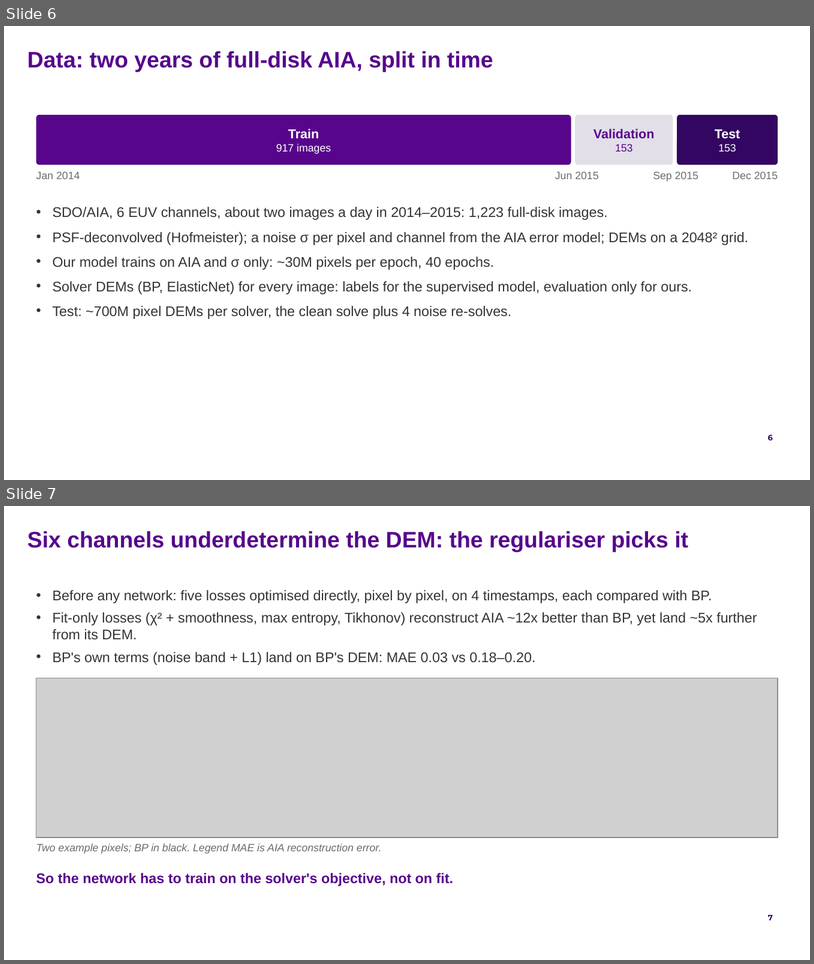
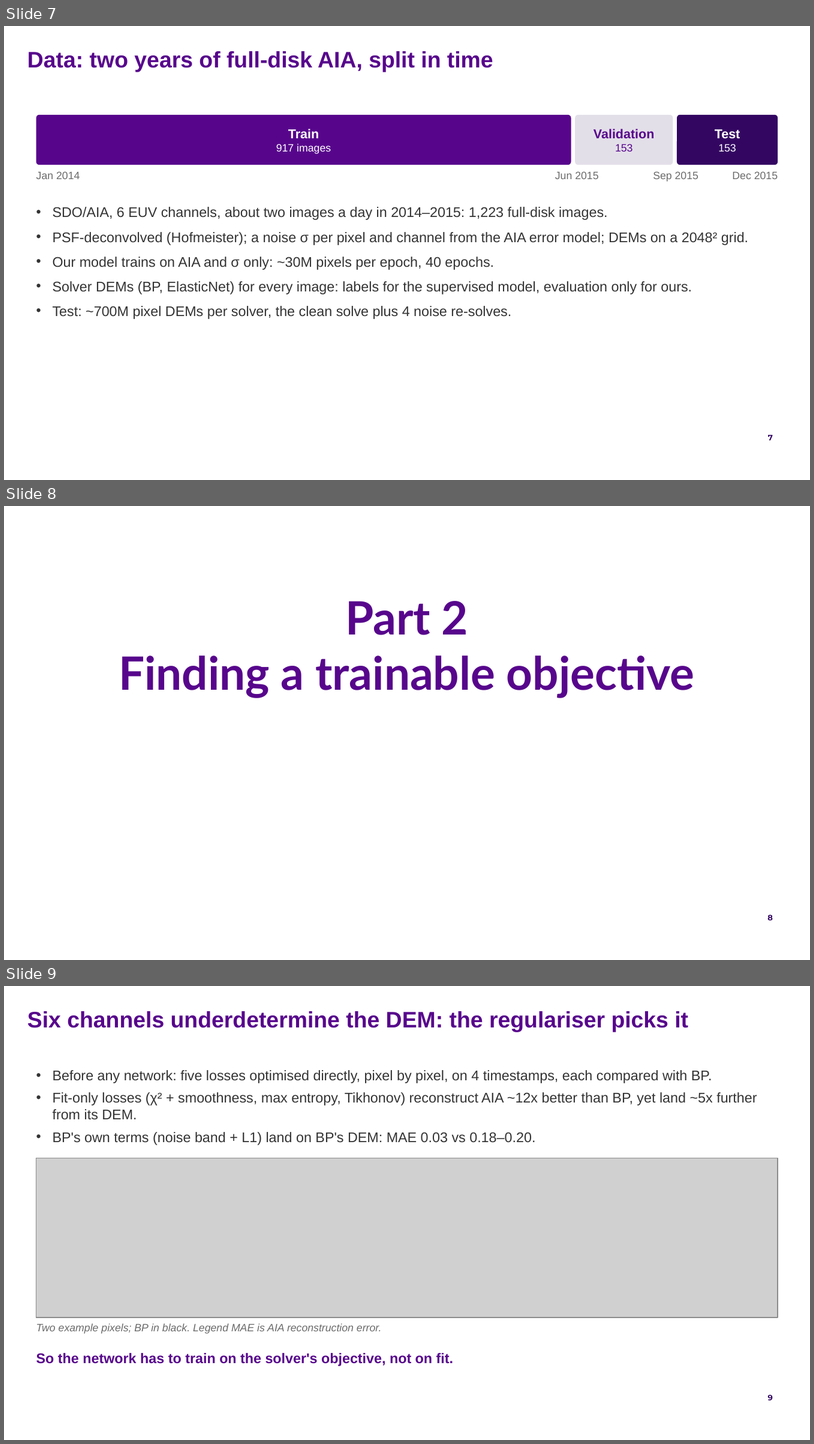
Before and after one commit to FruitPnchSamuraiG/solar-dem-inversion, a slide deck: slides/DEM_deck_v2.pptx. Shown one above the other, each under a label of ours: slides 6 and 7 before the commit, slides 7, 8 and 9 after it. The pictures are 814x964 and 814x1444 pixels, drawn with LibreOffice and Linux fonts; fonts in the diff are those of the drawing; grey boxes stand for pictures; background and template pictures are left out. Boxes give left, top, right and bottom in pixels: in the first picture for what was removed or moved away, otherwise in the second. Text is boxed around its words. In the diff, an @@ line names an element or a change of style, - is before the commit and + after.

```diff
--- a/slides/DEM_deck_v2.pptx
+++ b/slides/DEM_deck_v2.pptx
@@ slide 8 added at (4, 506, 810, 960), background picture (left out); not listed: 1 template element that a slide beside it also shows @@
@@ title added at (119, 601, 695, 698), 41 pt, text #57068C, bold @@
+Part 2
+Finding a trainable objective
@@ what was slide 6 is now slide 7 @@
@@ page number at (768, 435, 773, 440): text changed @@
-6
+7
@@ what was slide 7 is now slide 9 @@
@@ page number at (768, 1394, 773, 1400): text changed @@
-7
+9
```
Also in this commit, not shown: 3 slides changed, 1 other slide added, 3 other files.
